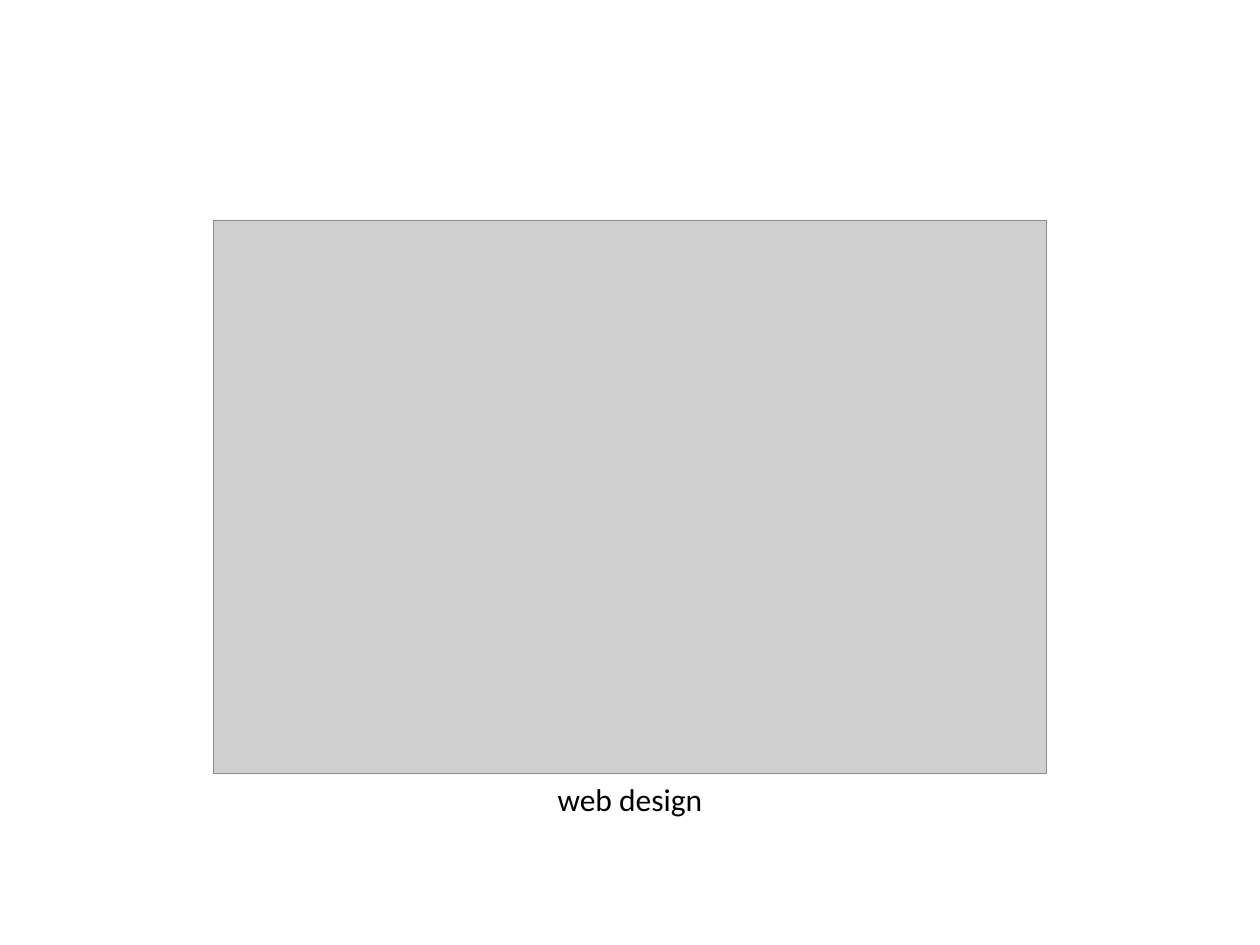
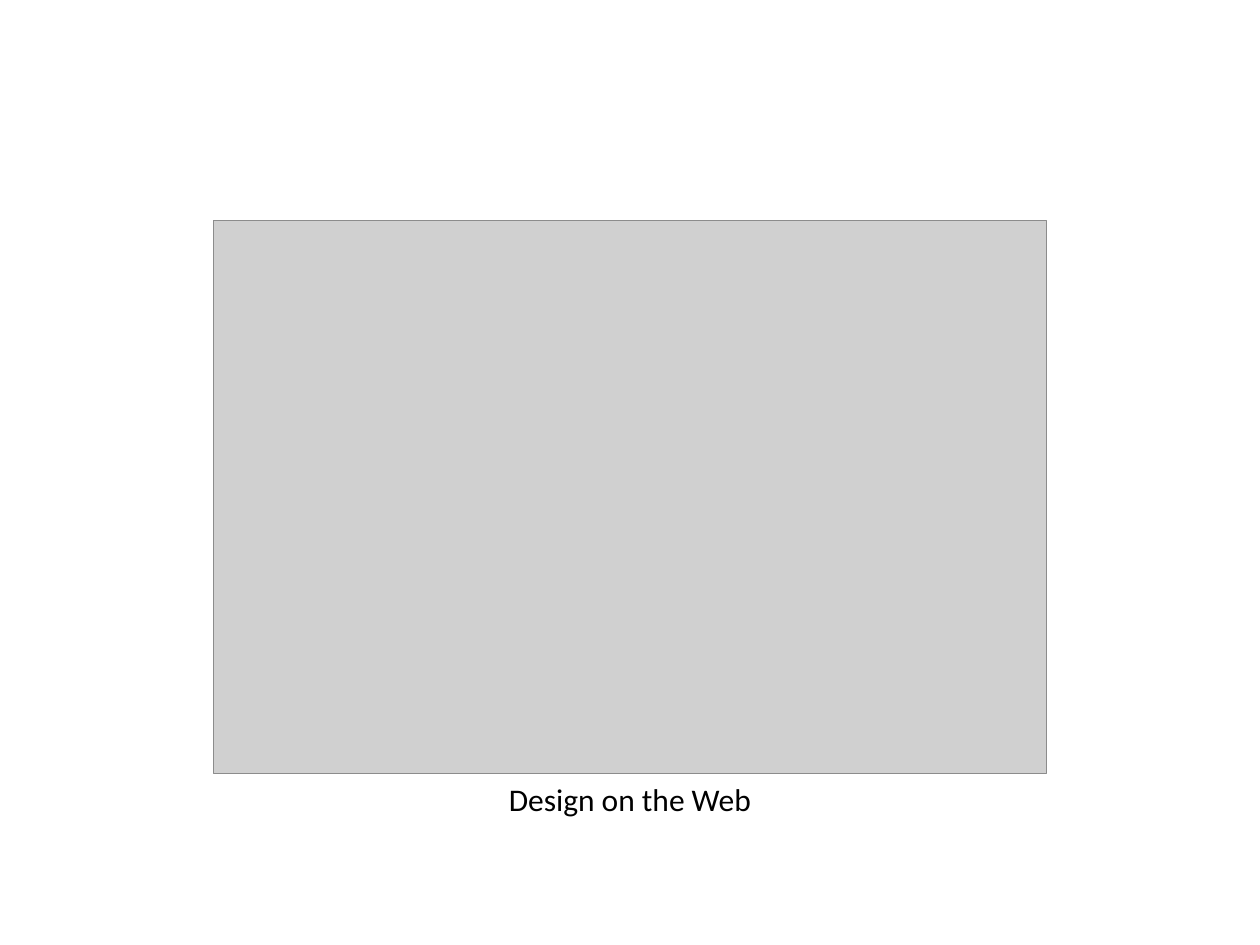
Before and after one commit to mr-eggleton/web-lit-core, a slide deck: slide 2 of powerpoints/06-design-on-the-web.pptx. Drawn at 1260x945 pixels with LibreOffice and Linux fonts; fonts in the diff are those of the drawing; grey boxes stand for pictures. Boxes give left, top, right and bottom in pixels: in the first picture for what was removed or moved away, otherwise in the second. Text is boxed around its words. In the diff, an @@ line names an element or a change of style, - is before the commit and + after.

```diff
--- a/powerpoints/06-design-on-the-web.pptx
+++ b/powerpoints/06-design-on-the-web.pptx
@@ text at [509,789,751,817]: text changed @@
-web design
+Design on the Web
```
Also in this commit, not shown: 7 other slides changed, 3 slides added, 2 slides removed, 3 other files.
